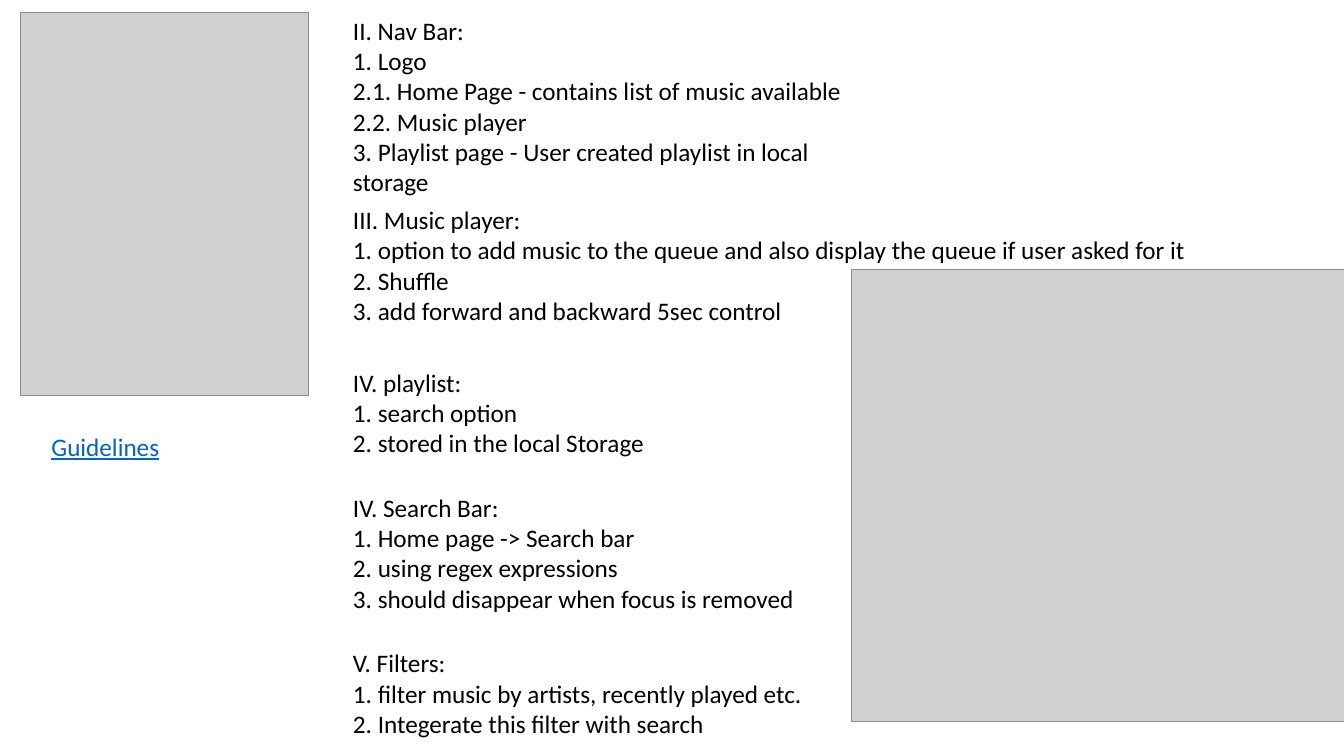
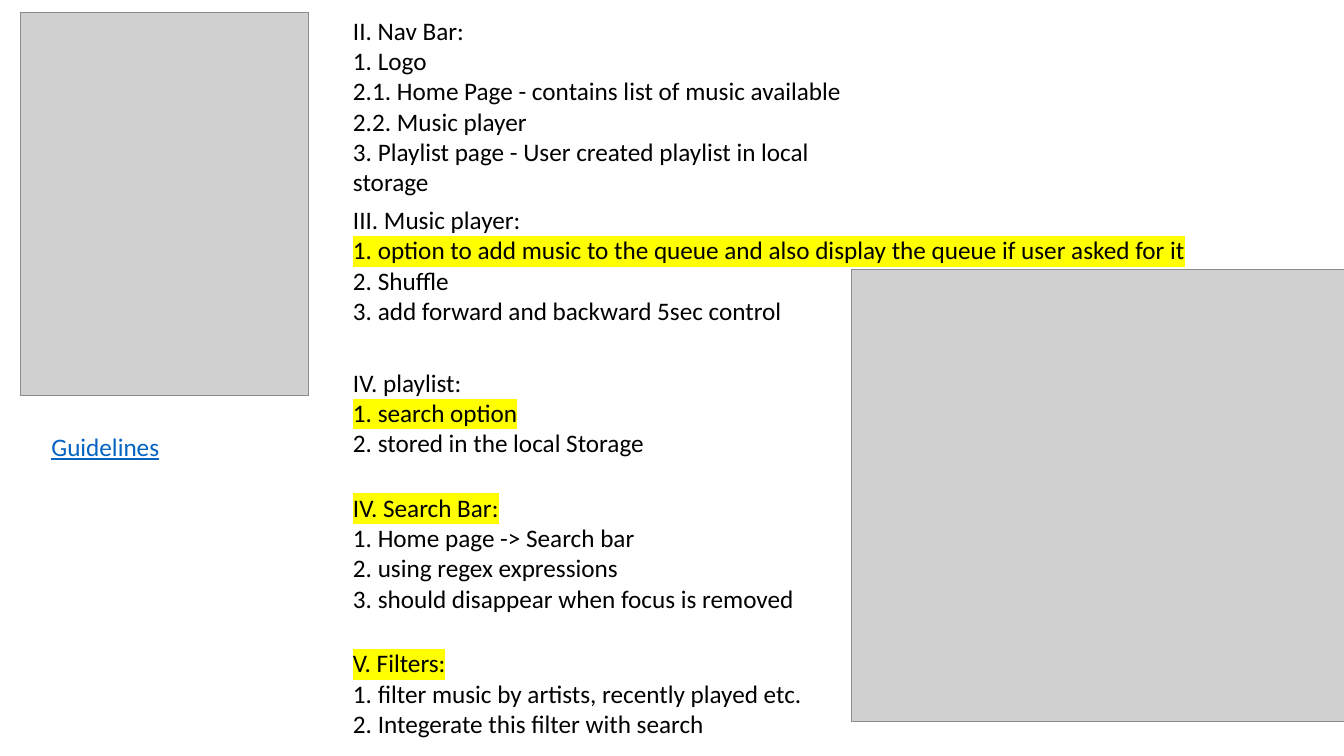
Before and after one commit to Gau232/My_personal_projects, a slide deck: slide 3 of Java_Script/03_music_player/music_player_ns.pptx. Drawn at 1344x756 pixels with LibreOffice and Linux fonts; fonts in the diff are those of the drawing; grey boxes stand for pictures. Boxes give left, top, right and bottom in pixels: in the first picture for what was removed or moved away, otherwise in the second. Text is boxed around its words. In the diff, an @@ line names an element or a change of style, - is before the commit and + after.

```diff
--- a/Java_Script/03_music_player/music_player_ns.pptx
+++ b/Java_Script/03_music_player/music_player_ns.pptx
@@ text at (353,241,1184,263): highlight none to #FFFF00 in "1. option to add music to the ..." @@
@@ text at (353,404,517,426): highlight none to #FFFF00 in "1. search option" @@
@@ text at (353,499,498,518): highlight none to #FFFF00 in "IV. Search Bar:" @@
@@ text at (353,652,446,679): highlight none to #FFFF00 in "V. Filters:" @@
```
Also in this commit, not shown: 1 other slide changed, 6 slides added, 33 other files.
